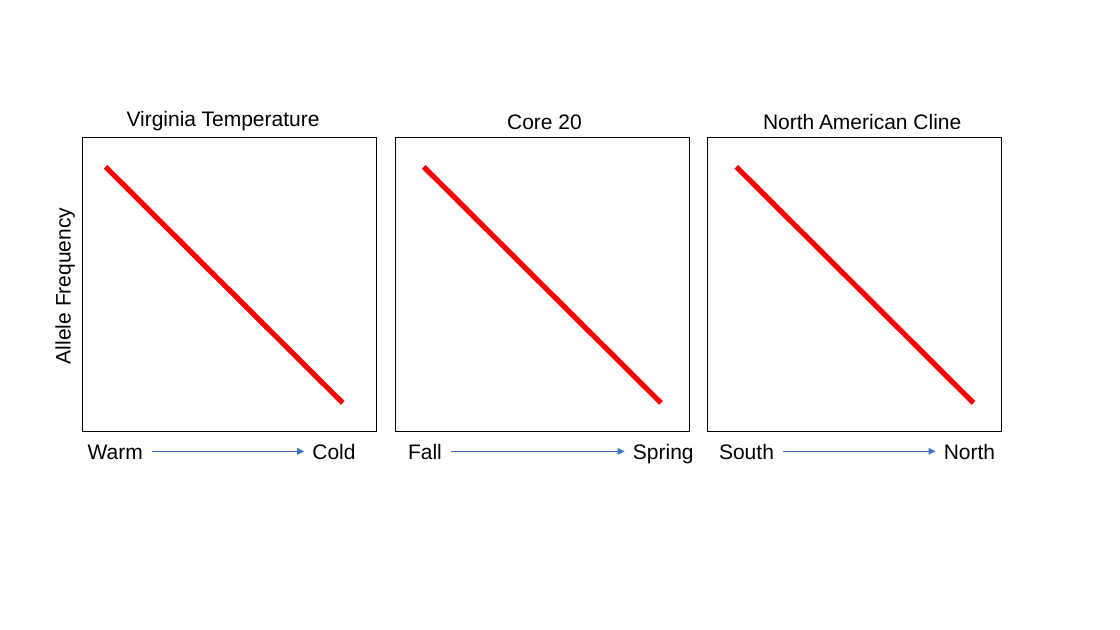
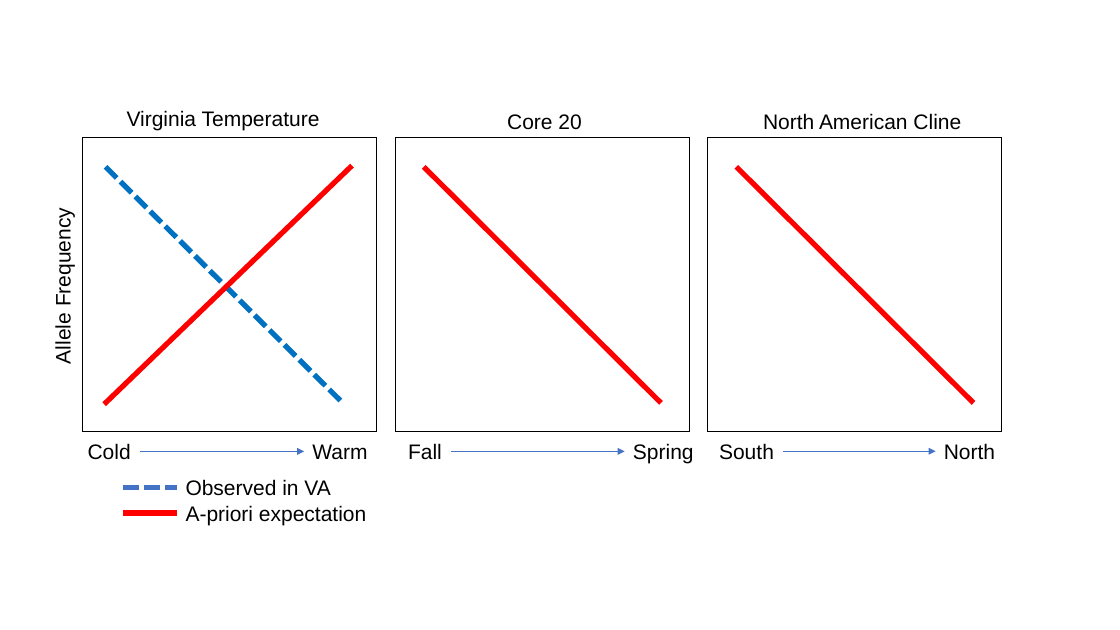
Before and after one commit to Jcbnunez/Cville-Seasonality-2016-2019, a slide deck: slide 1 of FIGURES_TABLES/pub.Figures_Supp_Text/Supp_figures_ordered/model.core20.pptx. Drawn at 1120x630 pixels with LibreOffice and Linux fonts; fonts in the diff are those of the drawing. Boxes give left, top, right and bottom in pixels: in the first picture for what was removed or moved away, otherwise in the second. Text is boxed around its words. In the diff, an @@ line names an element or a change of style, - is before the commit and + after.

```diff
--- a/FIGURES_TABLES/pub.Figures_Supp_Text/Supp_figures_ordered/model.core20.pptx
+++ b/FIGURES_TABLES/pub.Figures_Supp_Text/Supp_figures_ordered/model.core20.pptx
@@ line added from (104, 404) to (352, 166), #FF0000 4.5 pt @@
@@ line (106, 167) - (343, 403): stroke #FF0000 4.5 pt to #0070C0 4.5 pt dashed @@
@@ text "Cold": place and size @@
-text "Cold" at (312,443,355,460)
+text "Cold" at (88,443,131,460)
@@ text "Warm": place and size @@
-text "Warm" at (88,444,143,459)
+text "Warm" at (312,444,367,460)
@@ arrow moved from (152, 451) - (304, 451) to (140, 451) - (304, 451) @@
@@ text added at (186,479,330,496), 18 pt, text #000000 @@
+Observed in VA
@@ line added from (124, 488) to (177, 488), #4472C4 4.5 pt dashed @@
@@ text added at (186,505,366,525), 18 pt, text #000000 @@
+A-priori expectation
@@ line added from (124, 513) to (177, 513), #FF0000 4.5 pt @@
```
Also in this commit, not shown: 32 other files.
